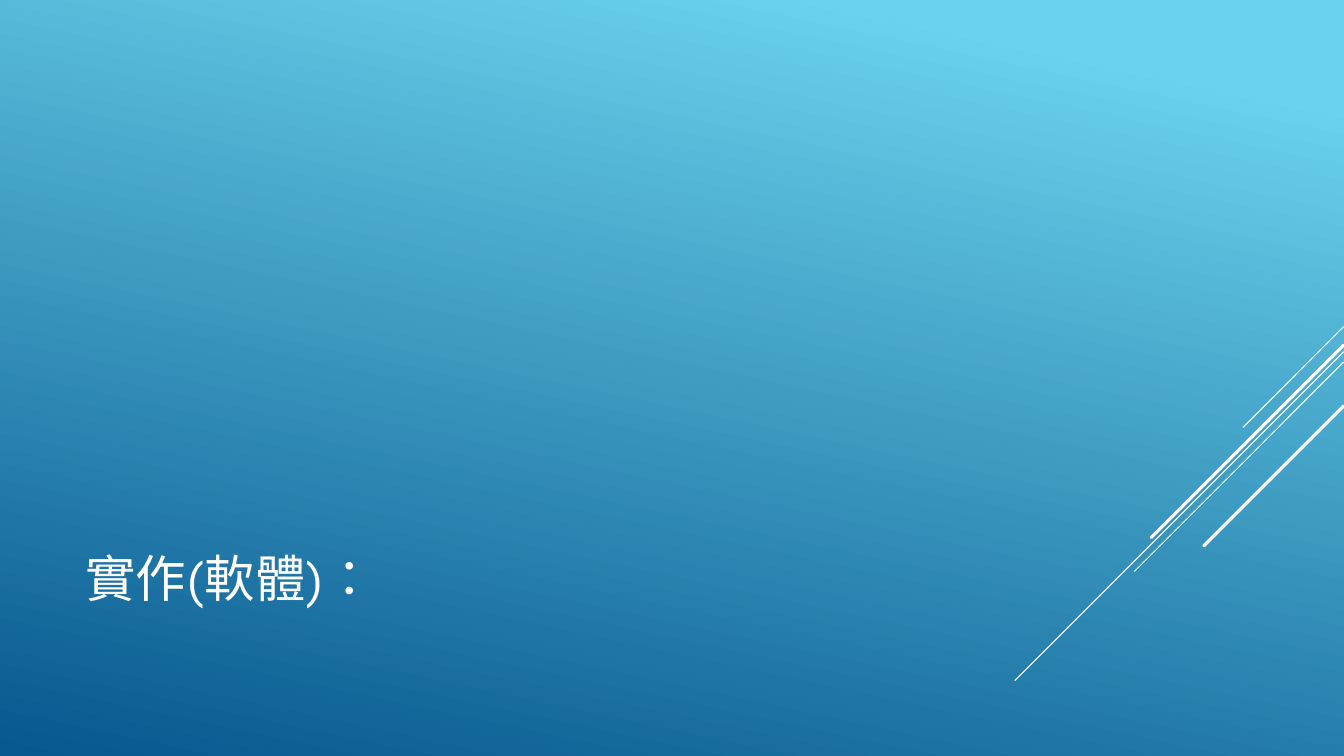
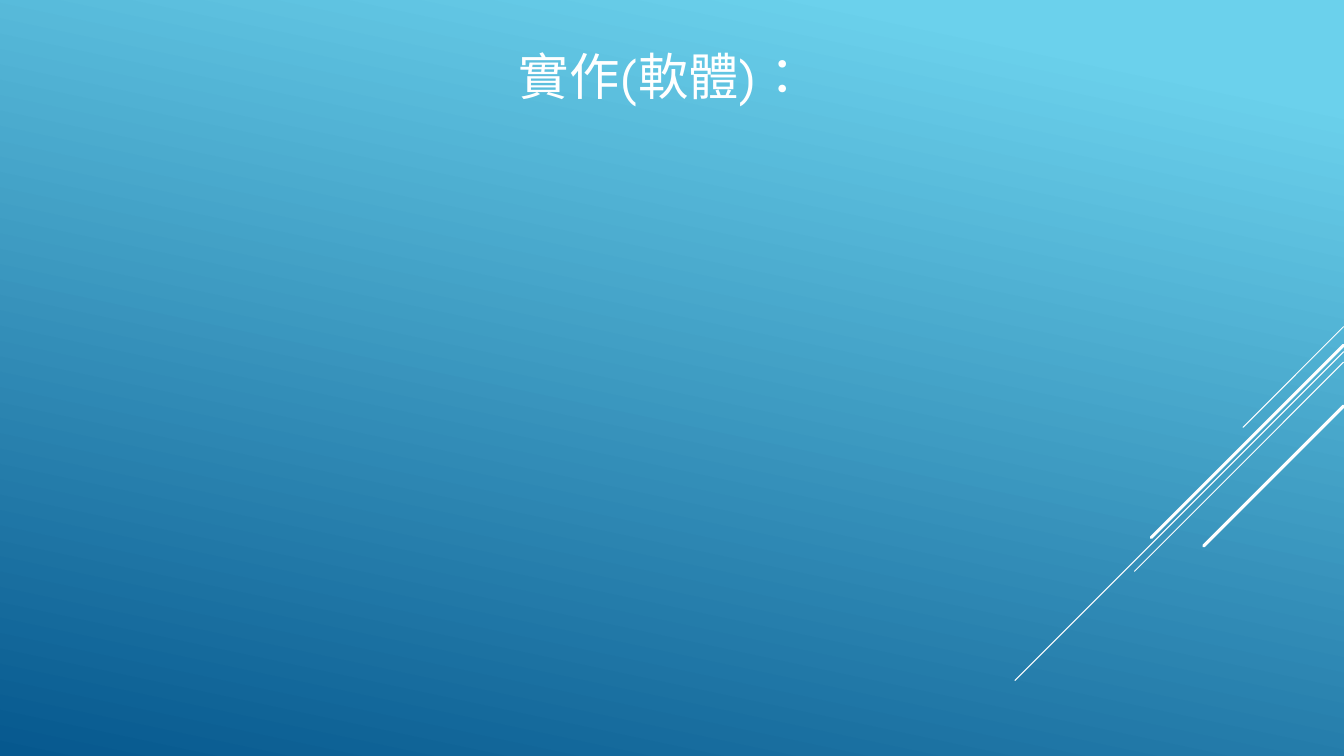
Before and after one commit to DennySORA/Environmental_Sustainability_Partition_Hackathon_2018, a slide deck: slide 5 of doc/永續發展 - 淨灘.pptx. Drawn at 1344x756 pixels with LibreOffice and Linux fonts; fonts in the diff are those of the drawing. Boxes give left, top, right and bottom in pixels: in the first picture for what was removed or moved away, otherwise in the second. Text is boxed around its words. In the diff, an @@ line names an element or a change of style, - is before the commit and + after.

```diff
--- a/doc/永續發展 - 淨灘.pptx
+++ b/doc/永續發展 - 淨灘.pptx
@@ title "實作(軟體)：": place and size @@
-title "實作(軟體)：" at (86,554,375,608)
+title "實作(軟體)：" at (519,52,808,106)
```
Also in this commit, not shown: 1 other slide changed, 43 other files.
